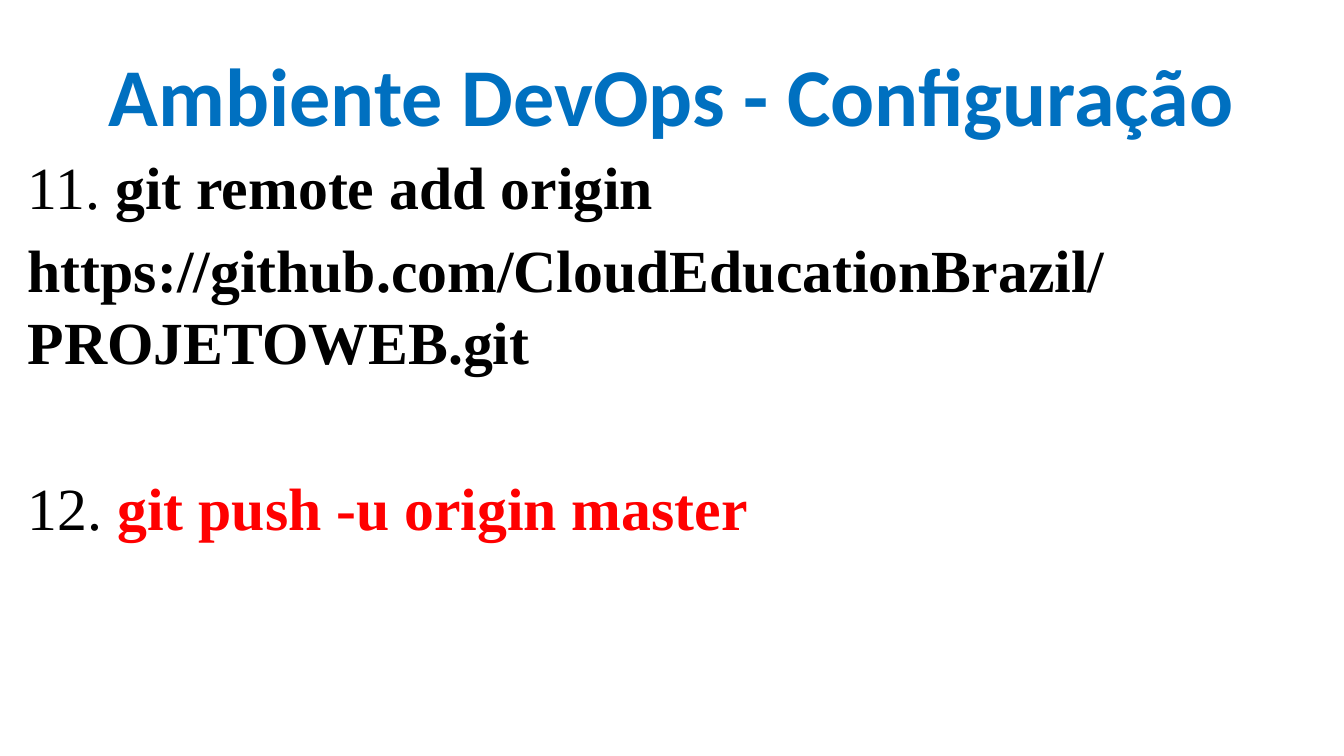
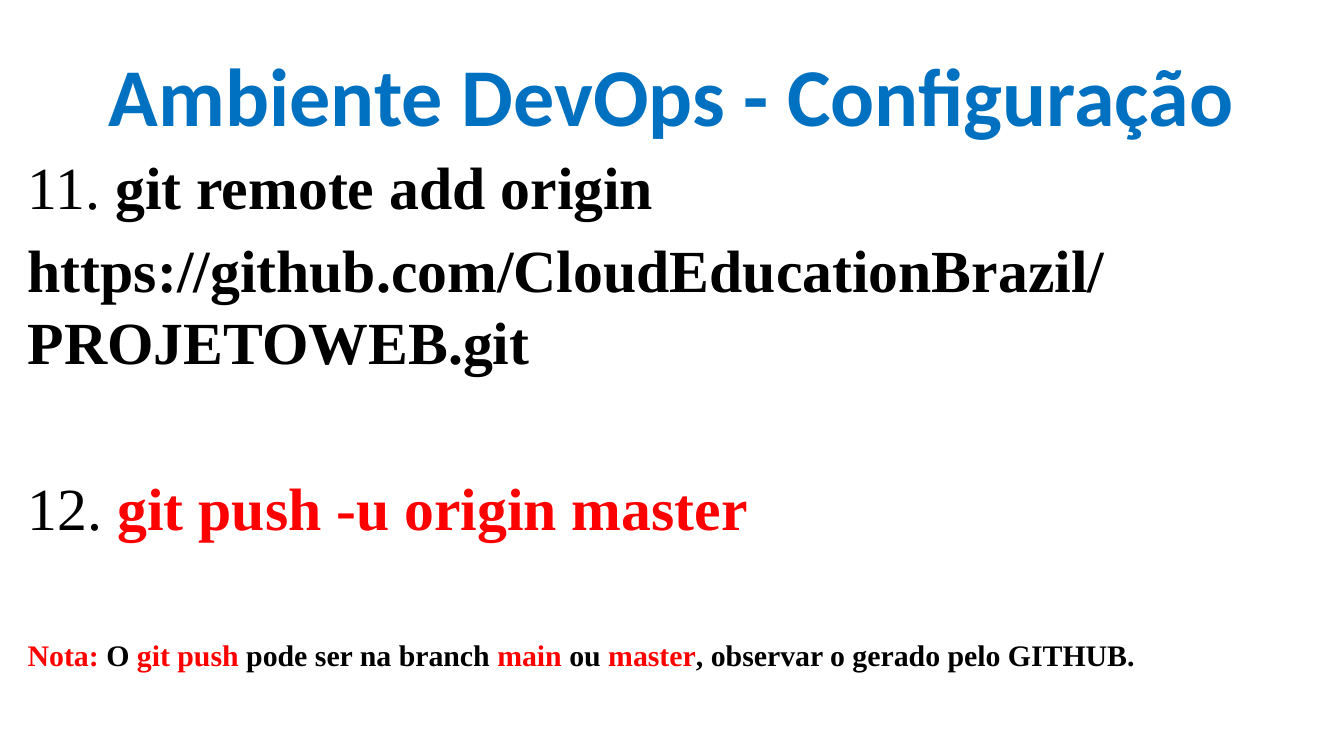
Before and after one commit to CloudEducationBrazil/WydenDesenvolvimentoWebPHP, a slide deck: slide 10 of 01 Classes/Aula 02, 03, 04 Desenvolvimento Web Caracterização - HTML.pptx. Drawn at 1344x756 pixels with LibreOffice and Linux fonts; fonts in the diff are those of the drawing; background and template pictures are left out. Boxes give left, top, right and bottom in pixels: in the first picture for what was removed or moved away, otherwise in the second. Text is boxed around its words. In the diff, an @@ line names an element or a change of style, - is before the commit and + after.

```diff
--- a/01 Classes/Aula 02, 03, 04 Desenvolvimento Web Caracterização - HTML.pptx
+++ b/01 Classes/Aula 02, 03, 04 Desenvolvimento Web Caracterização - HTML.pptx
@@ text at <box>28,645,1135,671</box>: paragraph added @@
+Nota: O git push pode ser na branch main ou master, observar o gerado pelo GITHUB.
```
Also in this commit, not shown: 52 other slides changed, 1 slide removed, 1 other file.
